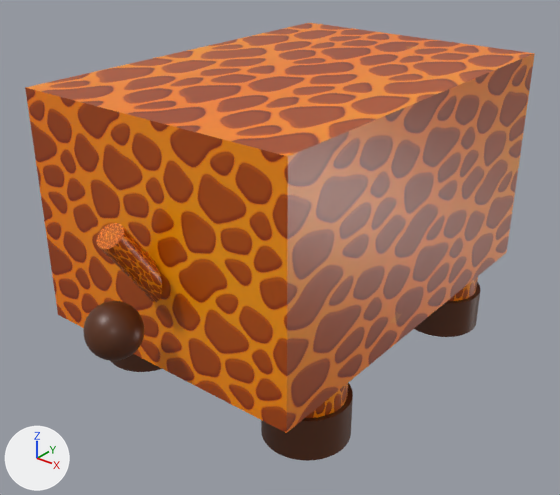
A saved change to the glTF model godot_demo/2/models/giraffe_body.glb.
The view is the same before and after, from a 50 mm lens placed at (1.459, -1.932, 1.33), pointed at (-0.025, -0.077, 0.18). The axes (+X, +Y, +Z) are drawn at lower left. The lights are the same throughout. The first picture is the older version. Where no turn or scale is listed for an object, it has been applied to the vertices. Vertices at exactly the same position are counted once.

In view in the first picture: '_MeshInstance3D_10', '_MeshInstance3D_11', '_MeshInstance3D_12', '_MeshInstance3D_2', '_MeshInstance3D_6', '_MeshInstance3D_8', '_MeshInstance3D_9' and 1 more.
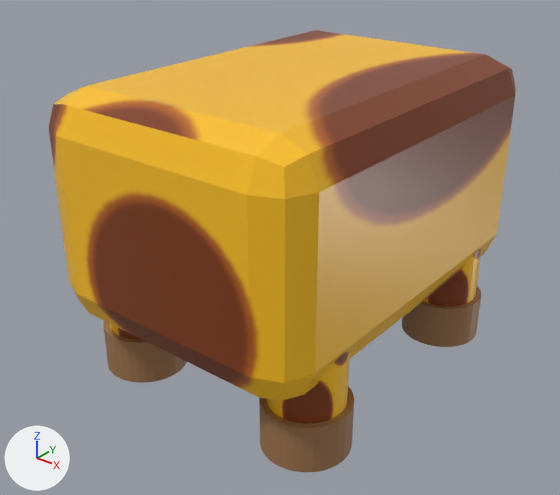
Location of each change, (x1, y1, x2, y2) in pixels of the pictures (560 x 495 px):
'_MeshInstance3D_2', reshaped, moved, recoloured (8% narrower, 10% shorter): before (25, 23, 535, 433); after (49, 30, 516, 400)
'_MeshInstance3D_10', reshaped, moved, recoloured (10% taller): before (261, 383, 353, 461); after (259, 386, 354, 472)
'_MeshInstance3D_6', reshaped, moved: before (414, 282, 480, 337); after (402, 286, 481, 347)
'_MeshInstance3D_12', deleted (brown): before (83, 301, 144, 361)
'_MeshInstance3D_8', reshaped, moved, recoloured: before (111, 354, 162, 372); after (104, 321, 187, 383)
'_MeshInstance3D_11', deleted (brown): before (96, 223, 162, 302)
part 3 of me_mesh_7, cut back: before (306, 383, 348, 418); after (266, 352, 349, 424)
'_MeshInstance3D_5', unchanged, uncovered by the edit: before (448, 276, 478, 301); after (424, 249, 481, 306)

What changed in the scene script:
```text
Change me_mesh_0:
    remove me_mesh_0.from_pydata(...)  # 8 vertices, 12 faces; spans x -0.475..0.475, y -0.675..0.675, z -0.375..0.375
    remove me_mesh_0.materials.append(mat_material_0)
    add me_mesh_0.from_pydata(...)  # 56 vertices, 108 faces; spans x -0.475..0.475, y -0.675..0.675, z 0.025..0.775
    me_mesh_0 part 1: 8 vertices removed from x -0.475..0.475, y -0.675..0.675, z -0.375..0.375; 56 vertices added at x -0.475..0.475, y -0.675..0.675, z 0.025..0.775
    add me_mesh_0.materials.append(mat_giraffeskinmat)  # picture img_giraffe_skin
Change me_mesh_4:
    remove me_mesh_4.from_pydata(...)  # 386 vertices, 768 faces; spans x -0.135..0.135, y -0.135..0.135, z -0.07..0.07
    remove me_mesh_4.materials.append(mat_material_1)  # brown #592e14
    add me_mesh_4.from_pydata(...)  # 64 vertices, 124 faces; spans x -0.14..0.14, y -0.14..0.14, z -0.08..0.08
    me_mesh_4 part 5: 386 vertices removed from x -0.135..0.135, y -0.135..0.135, z -0.07..0.07; 64 vertices added at x -0.14..0.14, y -0.14..0.14, z -0.08..0.08, forming a 32-sided cylinder along z
    add me_mesh_4.materials.append(mat_giraffehoofmat)  # brown #a07650
Change me_mesh_6:
    remove me_mesh_6.from_pydata(...)  # 386 vertices, 768 faces; spans x -0.135..0.135, y -0.135..0.135, z -0.07..0.07
    remove me_mesh_6.materials.append(mat_material_1)  # brown #592e14
    add me_mesh_6.from_pydata(...)  # 64 vertices, 124 faces; spans x -0.14..0.14, y -0.14..0.14, z -0.08..0.08
    me_mesh_6 part 2: 386 vertices removed from x -0.135..0.135, y -0.135..0.135, z -0.07..0.07; 64 vertices added at x -0.14..0.14, y -0.14..0.14, z -0.08..0.08, forming a 32-sided cylinder along z
    add me_mesh_6.materials.append(mat_giraffehoofmat)  # brown #a07650
Change me_mesh_7:
    remove me_mesh_7.from_pydata(...)  # 386 vertices, 768 faces; spans x -0.12..0.12, y -0.12..0.12, z -0.25..0.25
    remove me_mesh_7.materials.append(mat_material_0)
    add me_mesh_7.from_pydata(...)  # 64 vertices, 124 faces; spans x -0.12..0.12, y -0.12..0.12, z -0.275..0.275
    me_mesh_7 part 3: 386 vertices removed from x -0.12..0.12, y -0.12..0.12, z -0.25..0.25; 64 vertices added at x -0.12..0.12, y -0.12..0.12, z -0.275..0.275, forming a 32-sided cylinder along z
    add me_mesh_7.materials.append(mat_giraffeskinmat)  # picture img_giraffe_skin
Change me_mesh_8:
    remove me_mesh_8.from_pydata(...)  # 386 vertices, 768 faces; spans x -0.135..0.135, y -0.135..0.135, z -0.07..0.07
    remove me_mesh_8.materials.append(mat_material_1)  # brown #592e14
    add me_mesh_8.from_pydata(...)  # 64 vertices, 124 faces; spans x -0.14..0.14, y -0.14..0.14, z -0.08..0.08
    me_mesh_8 part 4: 386 vertices removed from x -0.135..0.135, y -0.135..0.135, z -0.07..0.07; 64 vertices added at x -0.14..0.14, y -0.14..0.14, z -0.08..0.08, forming a 32-sided cylinder along z
    add me_mesh_8.materials.append(mat_giraffehoofmat)  # brown #a07650
Change ob_meshinstance3d_2:
    ob_meshinstance3d_2.location: (0.0, 0.0, 0.4) -> (0.0, 0.0, 0.0)
Change ob_meshinstance3d_6:
    ob_meshinstance3d_6.location: (0.35, 0.42, -0.12) -> (0.35, 0.42, -0.15)
Change ob_meshinstance3d_8:
    ob_meshinstance3d_8.location: (-0.35, -0.42, -0.12) -> (-0.35, -0.42, -0.15)
Change ob_meshinstance3d_10:
    ob_meshinstance3d_10.location: (0.35, -0.42, -0.12) -> (0.35, -0.42, -0.15)
Remove ob_meshinstance3d_11:
    ob_meshinstance3d_11 = bpy.data.objects.new('_MeshInstance3D_11', me_mesh_9)
Remove ob_meshinstance3d_12:
    ob_meshinstance3d_12 = bpy.data.objects.new('_MeshInstance3D_12', me_mesh_10)
```
